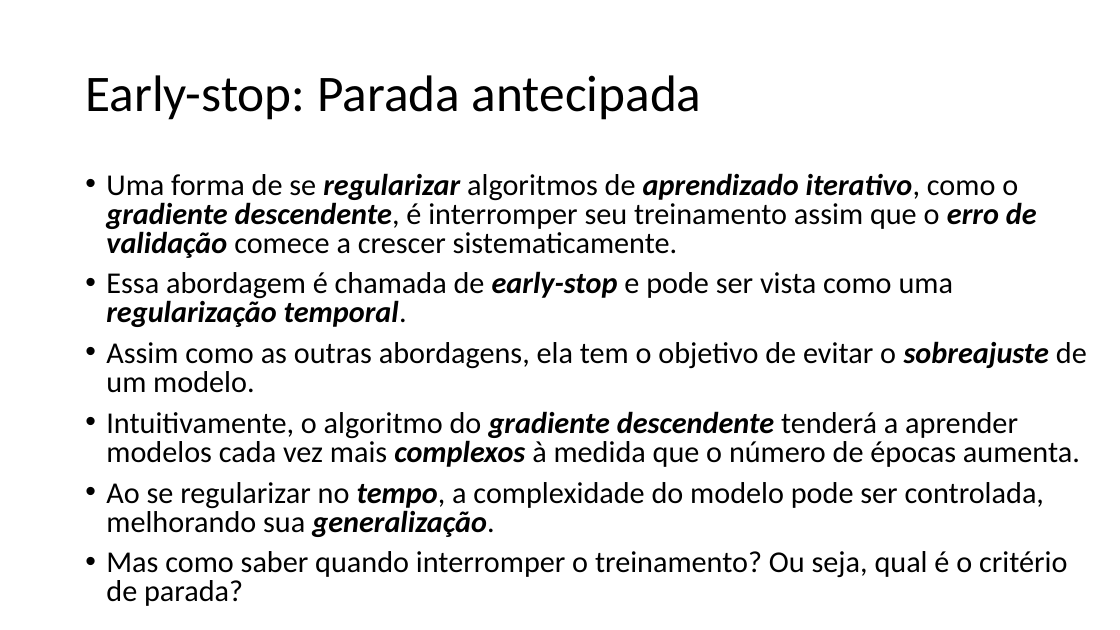
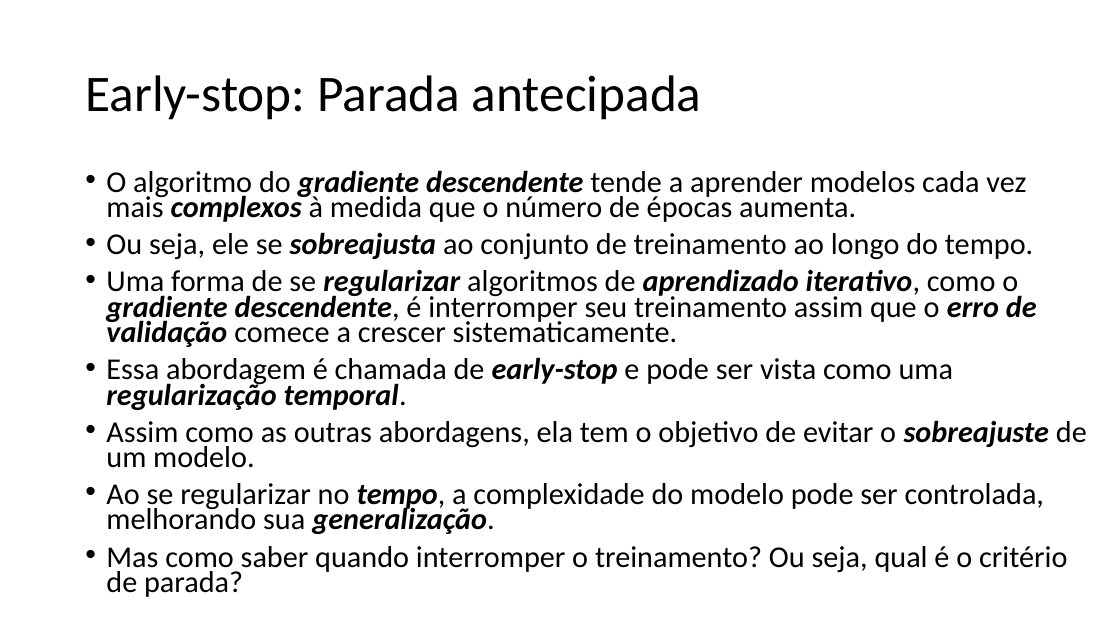
Before and after one commit to zz4fap/t319_aprendizado_de_maquina, a slide deck: slide 12 of slides/T319_Regressão_Linear (Parte VI).pptx. Drawn at 1120x630 pixels with LibreOffice and Linux fonts; fonts in the diff are those of the drawing. Boxes give left, top, right and bottom in pixels: in the first picture for what was removed or moved away, otherwise in the second. Text is boxed around its words. In the diff, an @@ line names an element or a change of style, - is before the commit and + after.

```diff
--- a/slides/T319_Regressão_Linear (Parte VI).pptx
+++ b/slides/T319_Regressão_Linear (Parte VI).pptx
@@ text at [106, 170, 1033, 260]: paragraphs added @@
+• O algoritmo do gradiente descendente tende a aprender modelos cada vez mais complexos à medida que o número de épocas aumenta.
+• Ou seja, ele se sobreajusta ao conjunto de treinamento ao longo do tempo.
@@ text at [106, 269, 1087, 597]: line spacing 0.8 to 0.7 @@
@@ text at [106, 411, 1080, 467]: paragraph removed @@
-• Intuitivamente, o algoritmo do gradiente descendente tenderá a aprender modelos cada vez mais complexos à medida que o número de épocas aumenta.
```
Also in this commit, not shown: 8 other slides changed, 5 other files.
